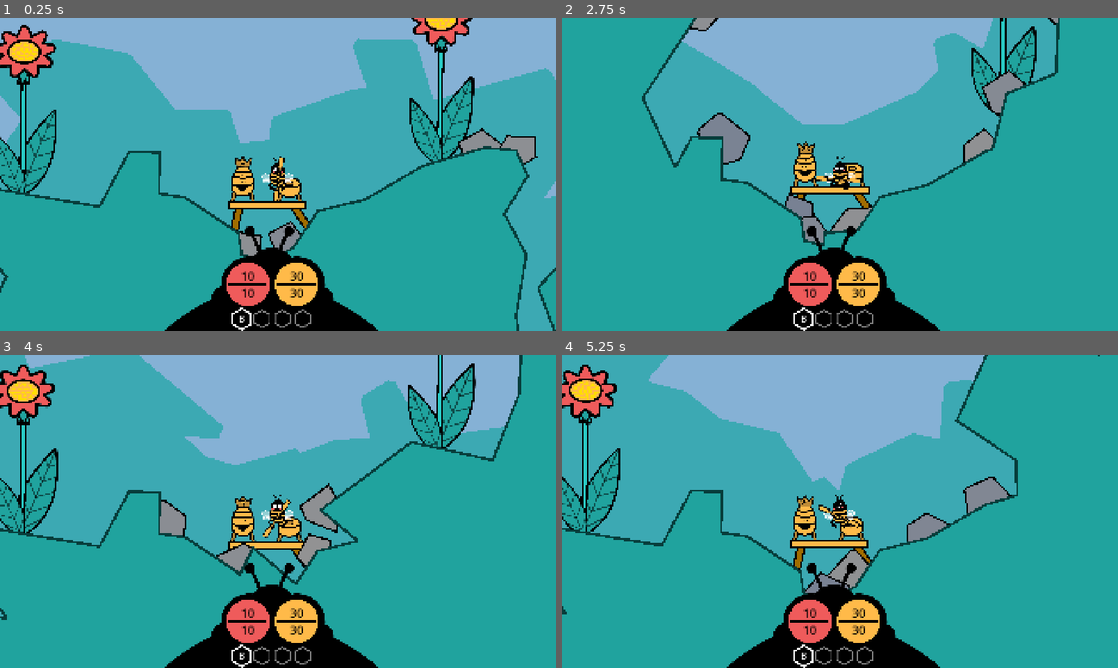
Above: before the commit, frames 1-4 (two rows, left to right).
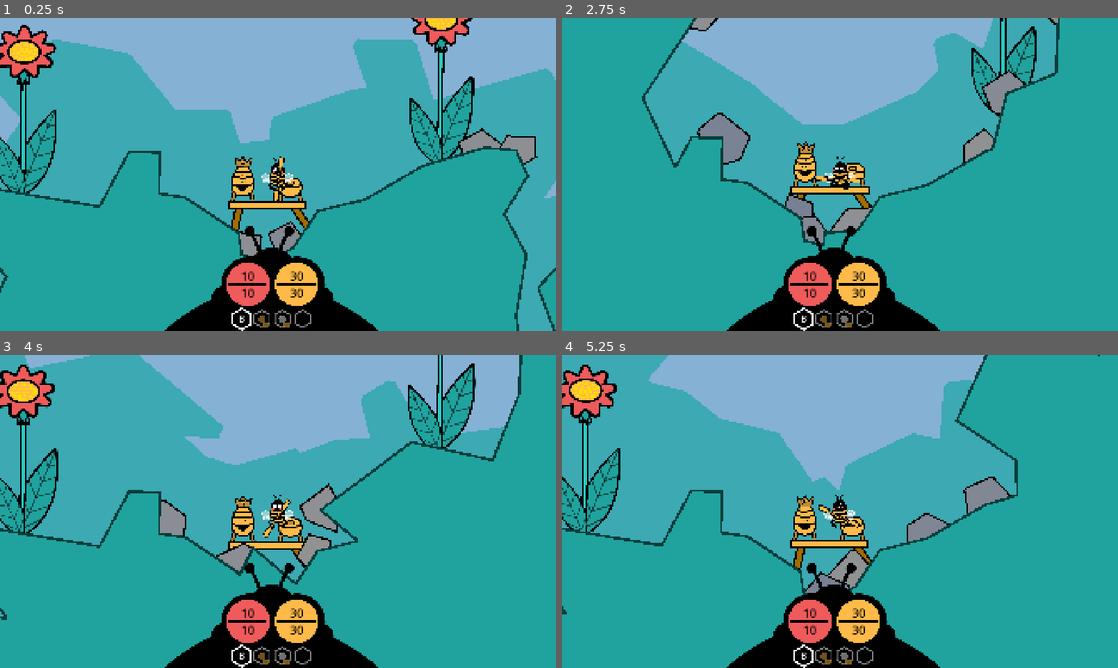
Above: after the commit, the same moments.

Repository: anttihaavikko/slumgum-waggle-dance
Game: Godot game, scene res://Scenes/main.tscn
The game is run twice, just before and just after one commit, with the same random seed, the same clock (stepped at 60 frames per second) and the same inputs.
Inputs (mouse positions are in pixels of both pictures, inside the frame that each line leads up to):
- Up to frame 1 (0.25 s): no input
- Up to frame 2 (2.75 s): click (806, 171) at 0.52 s; tap Enter at 1.25 s; move the mouse to (962, 158) at 1.27 s; hold D (right) 1.28-2.03 s; hold R 1.28-2.03 s; move the mouse to (728, 190) at 2.02 s; hold S (brake) from 2.03 s (still down); right-click (728, 190) at 2.1 s; tap R at 2.3 s
- Up to frame 3 (4 s): move the mouse to (333, 442) at 2.77 s; release S (brake) at 2.78 s; hold D (right) 2.78-3.53 s; hold R 2.78-3.53 s; click (333, 442) at 2.85 s; move the mouse to (250, 574) at 3.52 s; hold W (accelerate) from 3.53 s (still down); tap 1 (slot_1) at 3.6 s; tap R at 3.8 s
- Up to frame 4 (5.25 s): move the mouse to (1006, 558) at 4.27 s; release W (accelerate) at 4.28 s; hold R 4.28-5.03 s; hold A (left) from 4.28 s (still down); tap 2 (slot_2) at 4.35 s; tap Escape (cancel) at 4.9 s; move the mouse to (673, 464) at 5.02 s; tap R at 5.1 s

The runs differ from the first frame. In frame 1, 0.1% of the frame differs, in the area x 46-55%, y 51-99%; in frame 2, 0.1%; in frame 3, 0.2%; in frame 4, 0.2%.

Commit message:
Add inventory item moving

Diff:
--- a/Scenes/main.tscn
+++ b/Scenes/main.tscn
@@ -57,10 +57,29 @@
 [sub_resource type="Resource" id="Resource_u50mg"]
 script = ExtResource("3_cbgmd")
 item_id = 1
-stack_size = 3
 title = "Pollen"
 sprite = ExtResource("12_gt3je")
 description = "Pollen ipsum maximus."
+metadata/_custom_type_script = "uid://0x44vjlq1u52"
+
+[sub_resource type="Resource" id="Resource_kqrg6"]
+script = ExtResource("3_cbgmd")
+item_id = 2
+title = "Wax"
+metadata/_custom_type_script = "uid://0x44vjlq1u52"
+
+[sub_resource type="Resource" id="Resource_nwwfm"]
+script = ExtResource("3_cbgmd")
+item_id = 3
+title = "Honey"
+metadata/_custom_type_script = "uid://0x44vjlq1u52"
+
+[sub_resource type="Resource" id="Resource_s8vy0"]
+script = ExtResource("3_cbgmd")
+item_id = 4
+stack_size = 1
+title = "Equip"
+sprite = ExtResource("12_gt3je")
 metadata/_custom_type_script = "uid://0x44vjlq1u52"
 
 [sub_resource type="PhysicsMaterial" id="PhysicsMaterial_ee4r6"]
@@ -181,12 +200,13 @@
 
 [node name="Main" type="Node2D" unique_id=324059262]
 
-[node name="Main" type="Node" parent="." unique_id=486877403 node_paths=PackedStringArray("harvester", "inventory", "item_db", "stations")]
+[node name="Main" type="Node" parent="." unique_id=486877403 node_paths=PackedStringArray("harvester", "inventory", "item_db", "stations", "held")]
 script = ExtResource("1_hpc6h")
 harvester = NodePath("../Harvester")
 inventory = NodePath("../HUD/Frame/Bar")
 item_db = NodePath("../ItemManager")
 stations = [NodePath("../HUD/Core"), NodePath("../HUD/Box")]
+held = NodePath("../HUD/Slot")
 
 [node name="DevRestart" type="Node" parent="." unique_id=791140893]
 script = ExtResource("4_jjvhh")
@@ -194,7 +214,7 @@
 
 [node name="ItemManager" type="Node" parent="." unique_id=1772976029]
 script = ExtResource("2_3pmx8")
-items = Array[ExtResource("3_cbgmd")]([SubResource("Resource_1w6v2"), SubResource("Resource_u50mg"), null])
+items = Array[ExtResource("3_cbgmd")]([SubResource("Resource_1w6v2"), SubResource("Resource_u50mg"), SubResource("Resource_kqrg6"), SubResource("Resource_nwwfm"), SubResource("Resource_s8vy0")])
 pickup_prefab = ExtResource("6_536cc")
 metadata/_custom_type_script = "uid://cbkdo86lifxj7"
 
@@ -238,7 +258,7 @@
 position = Vector2(-453, 239)
 
 [node name="Box" parent="Platforms" unique_id=891814443 instance=ExtResource("13_kqrg6")]
-position = Vector2(84, 242)
+position = Vector2(94, 242)
 
 [node name="Bee" type="Node2D" parent="." unique_id=2060944565 node_paths=PackedStringArray("body", "lander", "wings", "inventory", "tools", "hands", "health", "energy", "item", "cam", "builder")]
 z_index = 5
@@ -616,13 +636,38 @@
 color = Color(0, 0, 0, 1)
 script = ExtResource("38_kqrg6")
 
-[node name="Box" type="ColorRect" parent="HUD" unique_id=52359827]
+[node name="Box" type="ColorRect" parent="HUD" unique_id=52359827 node_paths=PackedStringArray("inputs")]
 offset_left = 1184.0
 offset_top = 169.0
 offset_right = 1590.0
 offset_bottom = 840.0
 color = Color(0, 0, 0, 1)
 script = ExtResource("38_kqrg6")
+inputs = NodePath("Inputs")
+
+[node name="Inputs" type="HBoxContainer" parent="HUD/Box" unique_id=1449105974 node_paths=PackedStringArray("manager")]
+layout_mode = 0
+offset_left = 21.0
+offset_top = 26.0
+offset_right = 303.0
+offset_bottom = 91.0
+script = ExtResource("19_hibaj")
+slot_prefab = ExtResource("20_hibaj")
+manager = NodePath("../../../ItemManager")
+
+[node name="Slot" parent="HUD" unique_id=157785236 instance=ExtResource("20_hibaj")]
+visible = false
+anchors_preset = 7
+anchor_left = 0.5
+anchor_top = 1.0
+anchor_right = 0.5
+anchor_bottom = 1.0
+offset_left = -52.0
+offset_top = -272.0
+offset_right = 8.550537
+offset_bottom = -212.0
+grow_horizontal = 2
+grow_vertical = 0
 
 [node name="Harvester" type="Node2D" parent="." unique_id=584084666 node_paths=PackedStringArray("marker", "marker_end", "icon", "bad", "good", "arrow")]
 z_index = 50
--- a/Scenes/slot.tscn
+++ b/Scenes/slot.tscn
@@ -6,7 +6,9 @@
 [ext_resource type="Theme" uid="uid://dcgt6p5ro22q2" path="res://_Starter/Themes/theme.tres" id="4_c828r"]
 [ext_resource type="Texture2D" uid="uid://dg0h4qyt6tjay" path="res://Sprites/item.png" id="5_th82r"]
 
-[node name="Slot" type="TextureRect" unique_id=157785236 node_paths=PackedStringArray("label", "count_container", "count_label", "icon")]
+[sub_resource type="StyleBoxEmpty" id="StyleBoxEmpty_th82r"]
+
+[node name="Slot" type="TextureRect" unique_id=157785236 node_paths=PackedStringArray("label", "count_container", "count_label", "icon", "button")]
 custom_minimum_size = Vector2(60, 60)
 offset_right = 60.55046
 offset_bottom = 60.0
@@ -19,6 +21,7 @@
 count_container = NodePath("Count Bg")
 count_label = NodePath("Count Bg/Amount")
 icon = NodePath("Icon")
+button = NodePath("Button")
 
 [node name="Label" type="RichTextLabel" parent="." unique_id=573338345]
 layout_mode = 1
@@ -28,7 +31,7 @@
 grow_horizontal = 2
 grow_vertical = 2
 theme_override_font_sizes/normal_font_size = 24
-text = "H"
+text = "?"
 scroll_active = false
 horizontal_alignment = 1
 vertical_alignment = 1
@@ -77,3 +80,13 @@
 texture = ExtResource("5_th82r")
 expand_mode = 5
 stretch_mode = 5
+
+[node name="Button" type="Button" parent="." unique_id=410495047]
+layout_mode = 1
+anchors_preset = 15
+anchor_right = 1.0
+anchor_bottom = 1.0
+grow_horizontal = 2
+grow_vertical = 2
+theme_override_styles/focus = SubResource("StyleBoxEmpty_th82r")
+flat = true
--- a/Scripts/bee.gd
+++ b/Scripts/bee.gd
@@ -26,11 +26,12 @@
 	Main.singleton.bee = self
 	# global_position += Vector2.RIGHT * -500
 	inventory.create_slots(4)
+	for s in inventory.slots: s.in_bar = true
 	# inventory.add_equipment(tools[Equipment.Type.Scythe])
 	# inventory.add_equipment(tools[Equipment.Type.Hammer])
-	# inventory.add_item(Item.Id.Nectar)
-	# inventory.add_item(Item.Id.Pollen)
 	inventory.add_equipment(tools[Equipment.Id.Brush])
+	inventory.add_item(Item.Id.Nectar)
+	inventory.add_item(Item.Id.Pollen)
 	energy.max_hp = roundi(energy_max)
 	await get_tree().process_frame
 	inventory.focus(0)
--- a/Scripts/hammer.gd
+++ b/Scripts/hammer.gd
@@ -10,6 +10,7 @@
 
 func toggle(state: bool):
 	super.toggle(state)
+	if Main.singleton.station: return
 	if state:
 		builder.create(builder.slot)
 	else:
--- a/Scripts/inventory.gd
+++ b/Scripts/inventory.gd
@@ -5,6 +5,7 @@
 
 var slots: Array[Slot] = []
 var focused := 0
+var other: Inventory
 
 signal changed
 
@@ -15,6 +16,16 @@
 		slots.append(slot)
 		slot.mark(false)
 		slot.label.text = ""
+		slot.button.pressed.connect(func(): click_slot(slot))
+
+func click_slot(slot: Slot):
+	if not other:
+		focus(slots.find(slot))
+		return
+	slot.pick()
+
+func re_focus():
+	focus(focused)
 
 func focus(index: int):
 	if focused > -1: slots[focused].mark(false)
@@ -32,6 +43,17 @@
 func add_equipment(eq: Equipment):
 	slots[get_free_slot()].add_equipment(eq)
 	focus(focused)
+
+func clear():
+	for s in slots:
+		s.clear()
+
+func get_contents() -> Array[Item]:
+	var contents: Array[Item] = []
+	contents.resize(slots.size())
+	for i in slots.size():
+		contents[i] = slots[i].item
+	return contents
 
 func can_add(id: Item.Id, amount: int):
 	var match = slots.find_custom(func(s: Slot): return s.can_add(id, amount))
--- a/Scripts/item.gd
+++ b/Scripts/item.gd
@@ -4,11 +4,13 @@
 	Nectar,
 	Pollen,
 	Wax,
-	Honey
+	Honey,
+	Equipment
 }
 
 var data: ItemData
 var amount: int
+var equip: Equipment
 
 func _init(dat: ItemData, amt: int = 1) -> void:
 	data = dat
--- a/Scripts/main.gd
+++ b/Scripts/main.gd
@@ -5,7 +5,9 @@
 @export var inventory: Inventory
 @export var item_db: ItemManager
 @export var stations: Array[StationMenu]
+@export var held: Slot
 
+var station: StationMenu
 var bee: Bee
 
 static var singleton: Main = null
@@ -24,3 +26,6 @@
 
 static func pop(message: String):
 	Effects.singleton.pop(message, singleton.bee.body.global_position)
+
+func _process(_delta) -> void:
+	held.global_position = held.get_global_mouse_position()
--- a/Scripts/slot.gd
+++ b/Scripts/slot.gd
@@ -4,31 +4,76 @@
 @export var count_container: Control
 @export var count_label: RichTextLabel
 @export var icon: TextureRect
+@export var button: Button
 
 var equipment: Equipment
 var item: Item
+var in_bar: bool
 
 func mark(state: bool):
-	if equipment: equipment.toggle(state)
+	if equipment and in_bar: equipment.toggle(state)
 	modulate = Color.WHITE if state else Color(0.5, 0.5, 0.5)
-	scale = Vector2.ONE * (1.2 if state else 1.0)
+	scale = Vector2.ONE * (1.2 if state and in_bar else 1.0)
 
 func add_equipment(eq: Equipment):
 	equipment = eq
-	label.text = eq.name.substr(0, 1)
+	update_visuals()
+
+func pick():
+	var held = Main.singleton.held
+	if not held.is_empty():
+		swap(held)
+		return
+	held.swap(self)
+
+func clear():
+	if not in_bar: mark(false)
+	if equipment: equipment.hide()
+	item = null
+	equipment = null
+	update_visuals()
+
+func swap(slot: Slot):
+	if slot.item and can_add(slot.item.data.item_id, slot.item.amount):
+		increment(slot.item.amount)
+		slot.clear()
+		Main.singleton.held.hide_if_empty()
+		return
+	var ti = item
+	var te = equipment
+	item = slot.item
+	equipment = slot.equipment
+	update_visuals()
+	mark(not in_bar)
+	# slot.clear()
+	slot.item = ti
+	slot.equipment = te
+	slot.update_visuals()
+	Main.singleton.inventory.re_focus()
+	Main.singleton.held.hide_if_empty()
+
+func hide_if_empty():
+	visible = not is_empty()
+
+func update_visuals():
+	label.visible = !!equipment
+	if not in_bar: mark(item or equipment)
+	if equipment:
+		label.text = equipment.name.substr(0, 1)
+	icon.visible = !!item
+	count_container.visible = !!item
+	if item:
+		icon.texture = item.data.sprite
+		icon.self_modulate = item.data.color
+		increment(0)
 
 func add_item(data: ItemData, amount: int = 1):
 	count_container.show()
 	item = Item.new(data, amount)
-	increment(0)
-	# label.text = data.title.substr(0, 1)
-	label.hide()
-	icon.show()
-	icon.texture = data.sprite
-	icon.self_modulate = data.color
+	update_visuals()
 
 func is_empty() -> bool:
-	return not equipment and not item
+	return not equipment and (not item or item.amount == 0)
 
 func can_add(id: Item.Id, amount: int):
 	return item and item.data.item_id == id and item.amount < item.data.stack_size
--- a/Scripts/station.gd
+++ b/Scripts/station.gd
@@ -9,6 +9,9 @@
 @export var title: String
 @export var button: Button
 @export var center: Node2D
+
+var inputs: Array[Item] = []
+var outputs: Array[Item] = []
 
 var menu: StationMenu
 
@@ -24,4 +27,4 @@
 	if menu.visible:
 		menu.hide()
 		return
-	menu.show()
+	menu.open(self)
--- a/Scripts/station_menu.gd
+++ b/Scripts/station_menu.gd
@@ -3,8 +3,43 @@
 @export var inputs: Inventory
 @export var outputs: Inventory
 
+var initialized: bool
+var station: Station
+
 func _ready() -> void:
 	hide()
 
-func reset():
-	pass
+func _process(_delta) -> void:
+	if visible and Input.is_action_just_pressed("cancel"):
+		close()
+
+func close():
+	hide()
+	Main.singleton.inventory.other = null
+	Main.singleton.station = null
+	if inputs: station.inputs = inputs.get_contents()
+	if outputs: station.outputs = outputs.get_contents()
+
+func open(source: Station):
+	if Main.singleton.station:
+		Main.singleton.station.close()
+	station = source
+	Main.singleton.station = self
+	Main.singleton.inventory.other = inputs
+	if inputs: inputs.other = Main.singleton.inventory
+	show()
+
+	if inputs and not initialized: inputs.create_slots(3)
+	initialized = true
+
+	if inputs: inputs.clear()
+	if outputs: outputs.clear()
+
+	fill(inputs, station.inputs)
+	fill(outputs, station.outputs)
+
+func fill(target: Inventory, source: Array[Item]):
+	if not target: return
+	for i in source.size():
+		if source[i]:
+			target.slots[i].add_item(source[i].data, source[i].amount)
Not shown, changed: Misc/art.afdesign~lock~
